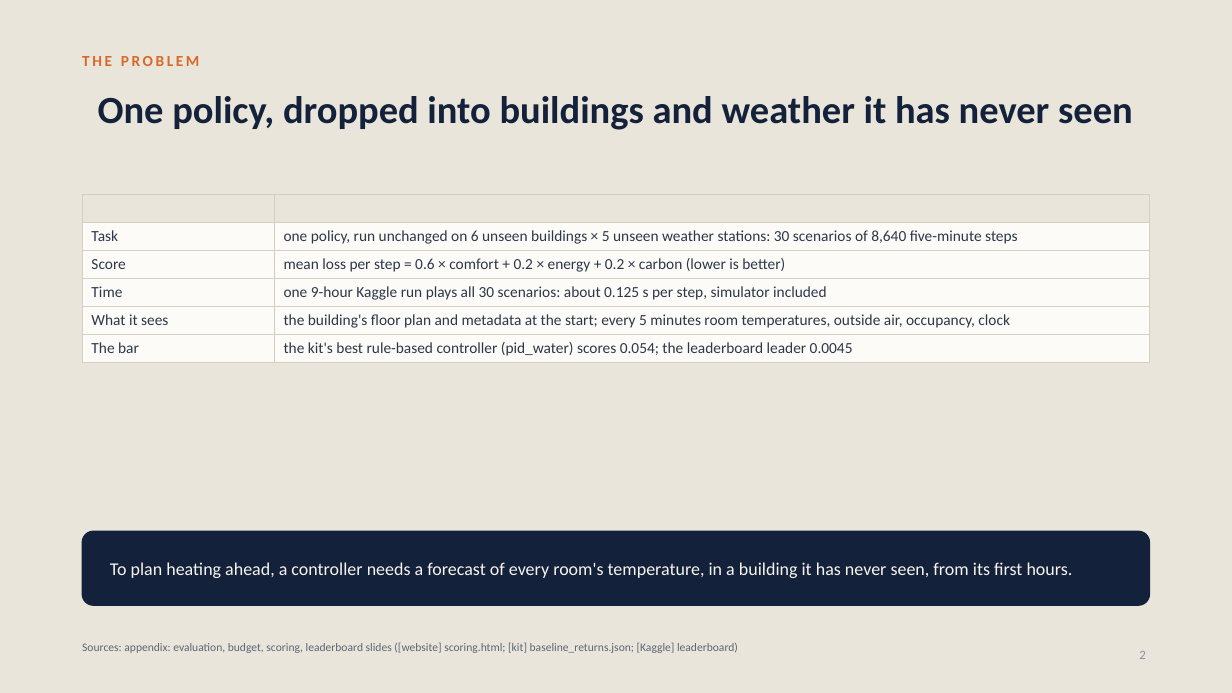
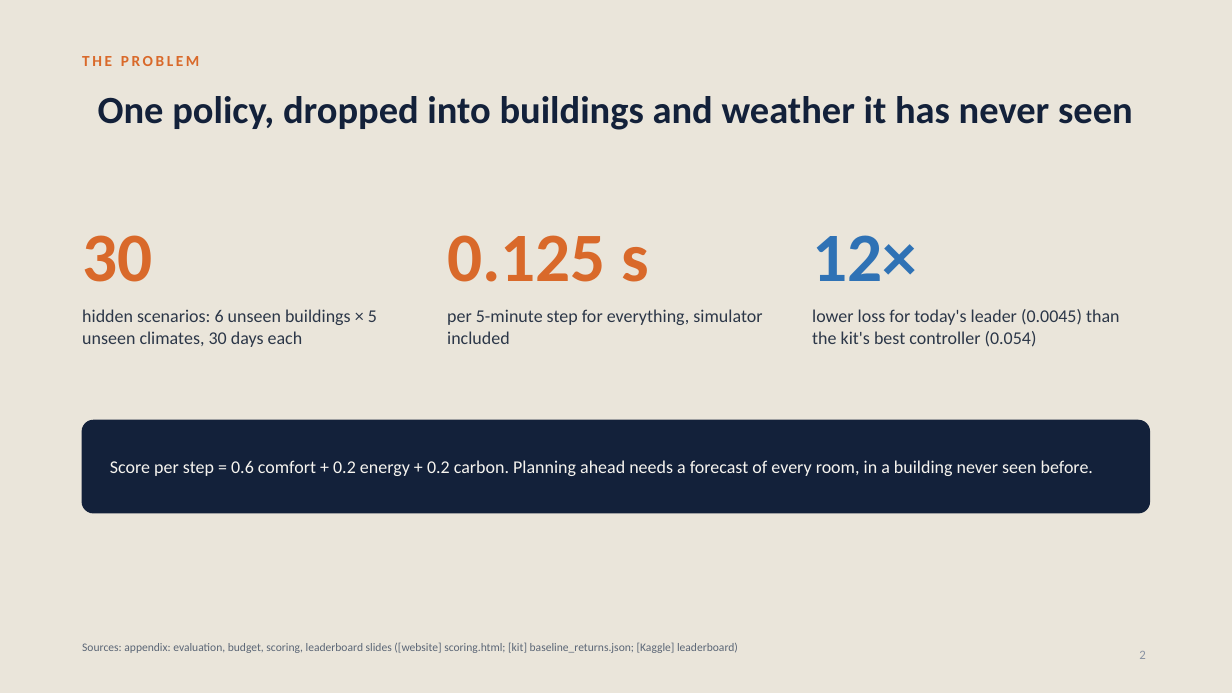
Before and after one commit to srivathsanb14/working-code, a slide deck: slide 2 of docs/One_Controller_for_Every_Building_meeting.pptx. Drawn at 1232x693 pixels with LibreOffice and Linux fonts; fonts in the diff are those of the drawing. Boxes give left, top, right and bottom in pixels: in the first picture for what was removed or moved away, otherwise in the second. Text is boxed around its words. In the diff, an @@ line names an element or a change of style, - is before the commit and + after.

```diff
--- a/docs/One_Controller_for_Every_Building_meeting.pptx
+++ b/docs/One_Controller_for_Every_Building_meeting.pptx
@@ table removed at [82,194,1150,360], 6 rows, 2 columns @@
- | 
-Task | one policy, run unchanged on 6 unseen buildings × 5 unseen weather stations: 30 scenarios of 8,640 five-minute steps
-Score | mean loss per step = 0.6 × comfort + 0.2 × energy + 0.2 × carbon (lower is better)
-Time | one 9-hour Kaggle run plays all 30 scenarios: about 0.125 s per step, simulator included
-What it sees | the building's floor plan and metadata at the start; every 5 minutes room temperatures, outside air, occupancy, clock
-The bar | the kit's best rule-based controller (pid_water) scores 0.054; the leaderboard leader 0.0045
@@ text added at [82,235,152,282], 54 pt, text #D9692A, bold @@
+30
@@ text added at [447,235,650,282], 54 pt, text #D9692A, bold @@
+0.125 s
@@ text added at [812,235,917,281], 54 pt, text #2F72B5, bold @@
+12×
@@ text added at [82,309,377,347], 14 pt, text #2C3748 @@
+hidden scenarios: 6 unseen buildings × 5 unseen climates, 30 days each
@@ text added at [447,309,762,344], 14 pt, text #2C3748 @@
+per 5-minute step for everything, simulator included
@@ text added at [812,309,1119,347], 14 pt, text #2C3748 @@
+lower loss for today's leader (0.0045) than the kit's best controller (0.054)
@@ rounded rectangle: place and size @@
-rounded rectangle at [82,531,1150,605]
+rounded rectangle at [82,421,1150,513]
@@ rounded rectangle at [82,421,1150,513]: proportions changed @@
@@ text at [110,460,1093,476]: text changed @@
-To plan heating ahead, a controller needs a forecast of every room's temperature, in a building it has never seen, from its first hours.
+Score per step = 0.6 comfort + 0.2 energy + 0.2 carbon. Planning ahead needs a forecast of every room, in a building never seen before.
```
Also in this commit, not shown: 7 other slides changed, 5 other files.
